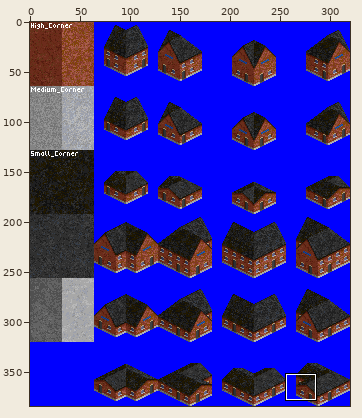
Two states of a sprite sheet, gfx/buildings_brick_corners.png. The first picture is a wide view before the edit; the outline marks the close-up.
Close-up. First the earlier version:
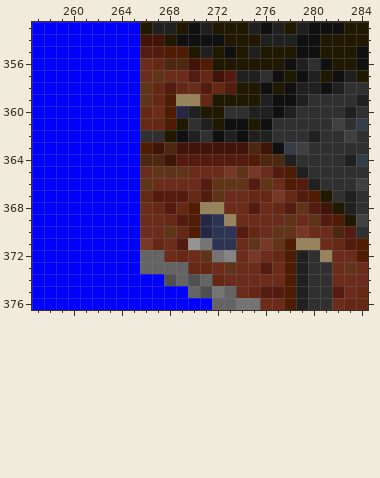
The file is 320x384 pixels. Shown: x 257..284, y 353..376. The commit also changed other parts of the picture, which this record leaves out.
Once edited:
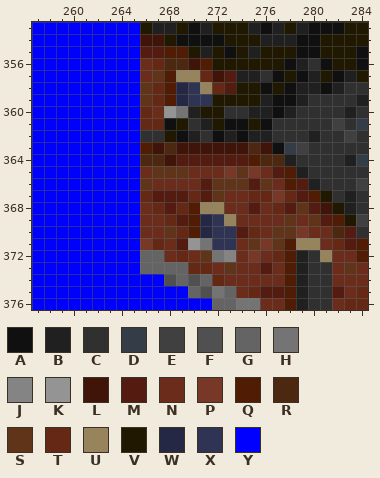
Palette (. is transparent): A #101010  B #202020  C #303030  D #343c48  E #404040  F #505050  G #646464  H #747474  J #848484  K #949494  L #401408  M #541c10  N #6c2c1c  P #783828  Q #501c04  R #4c2810  S #603418  T #642814  U #98845c  V #201800  W #242844  X #303454  Y #0000ff
Edits made:
y 357: x 268..270 NNM -> QUU
y 358: x 268..271 MTNM -> QWXU
y 359: x 269..271 UUT -> WXX
y 360: x 268..269 QW -> KH
y 361: x 268 Q -> A
